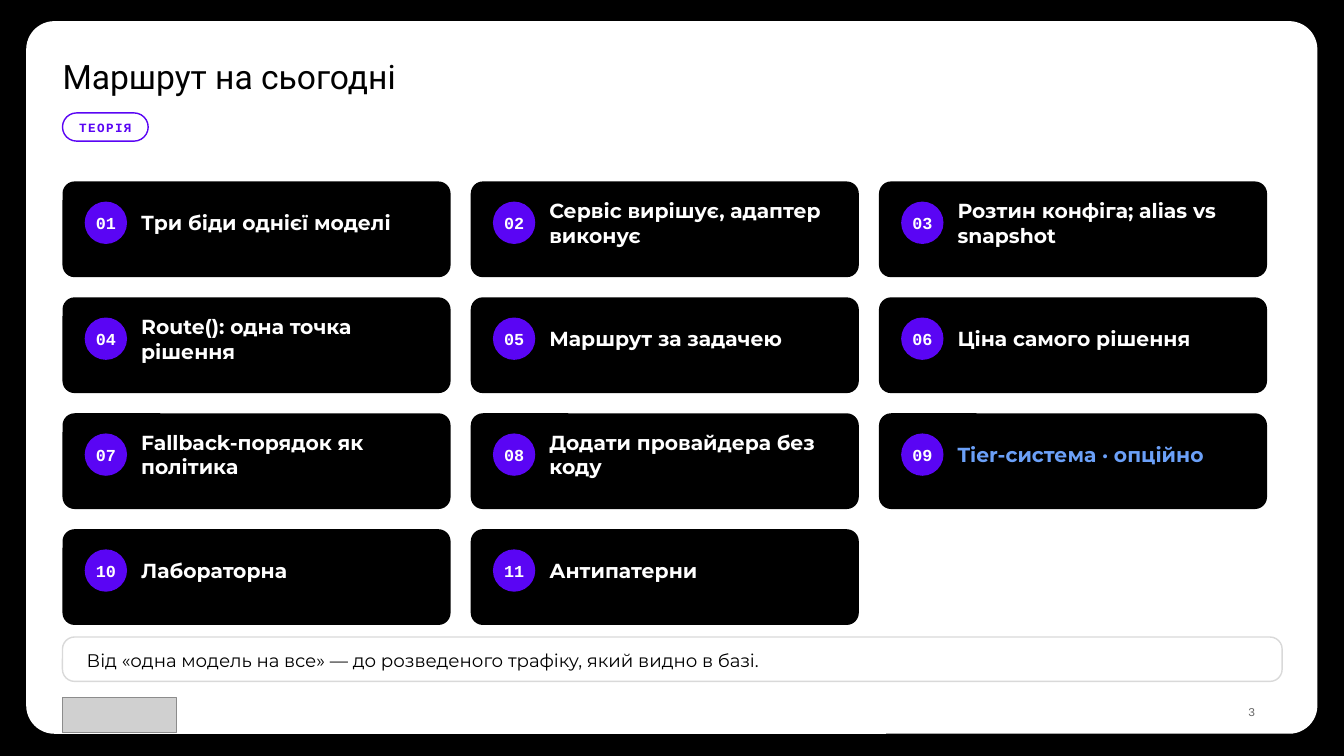
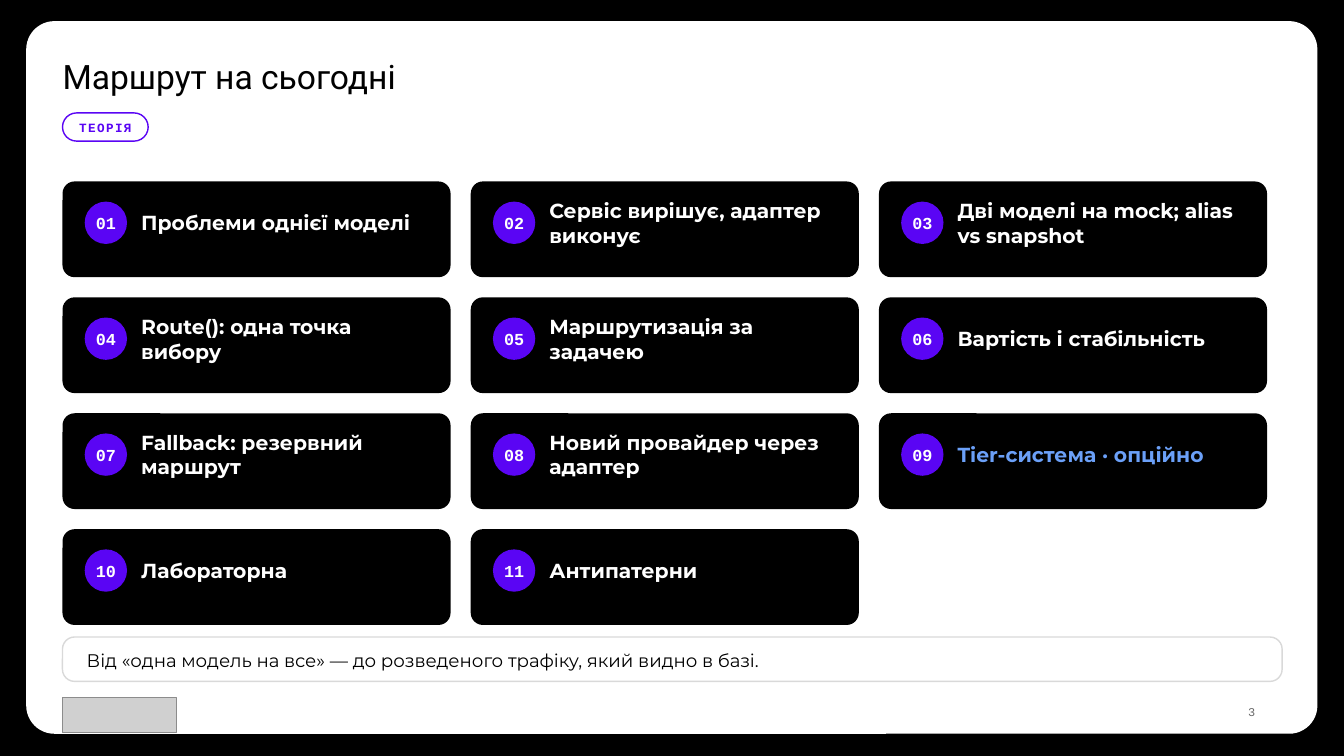
Before and after one commit to TarasFedorenkoFTV/llmops-bootcamp, a slide deck: slide 3 of docs/decks/L03.pptx. Drawn at 1344x756 pixels with LibreOffice and Linux fonts; fonts in the diff are those of the drawing; grey boxes stand for pictures; background and template pictures are left out. Boxes give left, top, right and bottom in pixels: in the first picture for what was removed or moved away, otherwise in the second. Text is boxed around its words. In the diff, an @@ line names an element or a change of style, - is before the commit and + after.

```diff
--- a/docs/decks/L03.pptx
+++ b/docs/decks/L03.pptx
@@ text at (958,202,1233,247): text changed @@
-Розтин конфіга; alias vs snapshot
+Дві моделі на mock; alias vs snapshot
@@ text at (141,214,411,234): text changed @@
-Три біди однієї моделі
+Проблеми однієї моделі
@@ text at (141,319,352,363): text changed @@
-Route(): одна точка рішення
+Route(): одна точка вибору
@@ text at (549,318,753,362): text changed @@
-Маршрут за задачею
+Маршрутизація за задачею
@@ text at (958,330,1205,350): text changed @@
-Ціна самого рішення
+Вартість і стабільність
@@ text at (141,434,362,478): text changed @@
-Fallback-порядок як політика
+Fallback: резервний маршрут
@@ text at (549,434,818,478): text changed @@
-Додати провайдера без коду
+Новий провайдер через адаптер
```
Also in this commit, not shown: 23 other slides changed, 50 other files.
